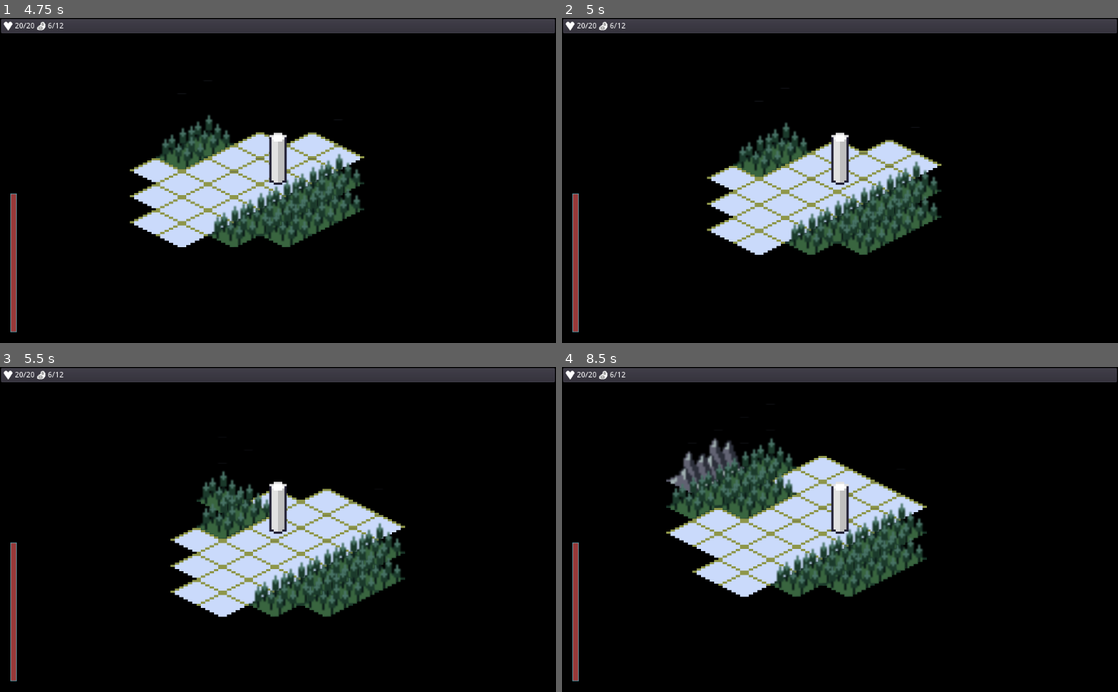
Above: before the commit, frames 1-4 (two rows, left to right).
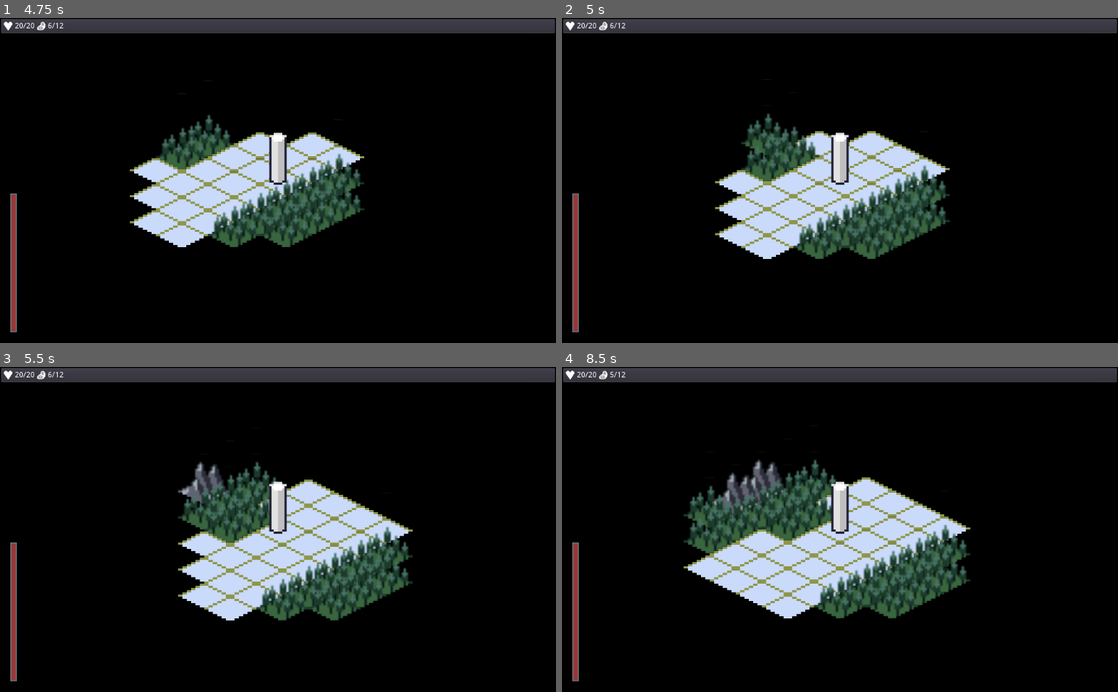
Above: after the commit, the same moments.

Repository: ZeeHatcher/project-forgotten
Game: Godot game, scene res://scenes/start_screen/start_screen.tscn
The game is run twice, just before and just after one commit, with the same random seed, the same clock (stepped at 60 frames per second) and the same inputs.
Inputs (mouse positions are in pixels of both pictures, inside the frame that each line leads up to):
- Up to frame 1 (4.75 s): tap Enter (ui_accept) at 0.5, 0.6, 0.77, 1.07, 2, 2.1, 2.27, 2.57, 2.85, 3.6, 3.77, 4.07, 4.35, 4.52 s; move the mouse to (400, 164) at 0.52 s; hold D (move_right) 0.53-1.25 s; click (400, 164) at 0.67 s; click "Start" at 1.25 s; move the mouse to (166, 196) at 2.02 s; hold S (move_down) 2.03-2.78 s; move the mouse to (333, 109) at 2.77 s; hold D (move_right) 2.78-3.53 s; move the mouse to (250, 245) at 3.52 s; hold W (move_up) 3.53-4.28 s; click (250, 245) at 3.67 s; move the mouse to (444, 229) at 4.27 s; hold A (move_left) from 4.28 s (still down)
- Up to frame 2 (5 s): keep holding A (move_left); tap Enter (ui_accept) at 4.82 s; tap Escape (ui_cancel) at 4.9 s
- Up to frame 3 (5.5 s): keep holding A (move_left); move the mouse to (111, 480) at 5.02 s; tap Enter (ui_accept) at 5.1, 5.27 s
- Up to frame 4 (8.5 s): tap Enter (ui_accept) at 5.57, 5.85, 6.6, 6.77, 7.07, 7.35, 7.52, 7.82, 8.1, 8.27 s; move the mouse to (867, 529) at 5.77 s; release A (move_left) at 5.78 s; hold S (move_down) 5.78-6.53 s; click (867, 529) at 5.92 s; move the mouse to (756, 448) at 6.52 s; hold D (move_right) 6.53-7.28 s; move the mouse to (962, 513) at 7.27 s; hold W (move_up) 7.28-8.03 s; move the mouse to (728, 545) at 8.02 s; hold D (move_right) from 8.03 s (still down); click (728, 545) at 8.17 s

Frame 1 is identical in both runs. In frame 2, 6.5% of the frame differs, in the area x 26-70%, y 29-75%; in frame 3, 7.9%; in frame 4, 16%, in the area x 8-74%, y 1-78%.
Error before the commit: Invalid set index '_items' (on base: 'Resource (inventory.gd)') with value of type 'Nil'. (res://test.gd:82)

Commit message:
improved the save system

Diff:
--- a/entities/player/player.gd
+++ b/entities/player/player.gd
@@ -28,10 +28,6 @@
 
 
 func _ready() -> void:
-	connect_resource_signals()
-
-
-func connect_resource_signals():
 	food.connect("depleted", self, "_on_food_depleted")
 	health.connect("depleted", self, "_on_health_depleted")
 	temperature.connect("take_cold_damage", self, "_on_temperature_take_cold_damage")
--- a/resources/save_game.gd
+++ b/resources/save_game.gd
@@ -1,40 +1,26 @@
-# Save and load the game using the text or binary resource format.
-#
-# /!\ This approach is unsafe if players download completed save games from the
-# web. Please read the README and watch the corresponding video about security
-# issues.
 class_name SaveGame
 extends Resource
 
-# You must use the user:// path prefix when saving the player's data.
-#
-# We removed the extension in this demo to show how to save as text during
-# development or in debug builds and binary in the released game.
-#
-# See the get_save_path() function below.
+
 const SAVE_GAME_BASE_PATH := "user://save"
 
-# Use this to detect old player saves and update their data.
 export var version := 1
 
-# We directly reference the characters stats and inventory in the save game resource.
-# When saving this resource, they'll get saved alongside it.
+
 export var player_position := Vector2.ZERO
-export(Resource) var health
-export(Resource) var food
-export(Resource) var inventory_items
-export(Resource) var temperature
+export(int) var player_health
+export(int) var player_food
+export(int) var player_temperature
+export(Dictionary) var inventory_items
 export(Dictionary) var terrain
 export(Dictionary) var event_tiles
 export(Dictionary) var event_flags
 export(Dictionary) var event_completed
 
-# The next three functions are just to keep the save API inside of the SaveGame resource.
-# Note that this has safety issues if players download savegame files from the
-# web. Please see the README and check out the deciated video.
+
 # For a safe alternative, see the function write/load_as_json() below.
 func write_savegame() -> void:
-	ResourceSaver.save(get_save_path(), self, ResourceSaver.FLAG_BUNDLE_RESOURCES)
+	ResourceSaver.save(get_save_path(), self)
 
 
 static func save_exists() -> bool:
@@ -42,31 +28,26 @@
 
 
 static func load_savegame() -> Resource:
+	print_debug("loading save")
 	var save_path := get_save_path()
 	if ResourceLoader.has_cached(save_path):
 		# Once the resource caching bug is fixed, you will only need this line of code to load the save game.
+		print_debug("loading from cache")
 		return ResourceLoader.load(save_path, "", true)
 
-	# /!\ Workaround for bug https://github.com/godotengine/godot/issues/59686
-	# Without that, sub-resources will not reload from the saved data.
-	# We copy the SaveGame resource's data to a temporary file, load that file
-	# as a resource, and make it take over the save game.
-
-	# We first load the save game resource's content as a byte array and store it.
 	var file := File.new()
 	if file.open(save_path, File.READ) != OK:
 		printerr("Couldn't read file " + save_path)
 		return null
 
+	print_debug("loading from file")
 	var data := file.get_buffer(file.get_len())
 	file.close()
 
-	# Then, we generate a random file path that's not in Godot's cache.
 	var tmp_file_path := make_random_path()
 	while ResourceLoader.has_cached(tmp_file_path):
 		tmp_file_path = make_random_path()
 
-	# We write a copy of the save game to that temporary file path.
 	if file.open(tmp_file_path, File.WRITE) != OK:
 		printerr("Couldn't write file " + tmp_file_path)
 		return null
@@ -74,13 +55,9 @@
 	file.store_buffer(data)
 	file.close()
 
-	# We load the temporary file as a resource.
 	var save = ResourceLoader.load(tmp_file_path, "", true)
-	# And make it take over the save path for the next time the player
-	# saves.
 	save.take_over_path(save_path)
 
-	# We delete the temporary file.
 	var directory := Directory.new()
 	directory.remove(tmp_file_path)
 	return save
@@ -90,8 +67,6 @@
 	return "user://temp_file_" + str(randi()) + ".tres"
 
 
-# This function allows us to save and load a text resource in debug builds and a
-# binary resource in the released product.
 static func get_save_path() -> String:
 	var extension := ".tres" if OS.is_debug_build() else ".res"
 	return SAVE_GAME_BASE_PATH + extension
--- a/test.gd
+++ b/test.gd
@@ -59,10 +59,11 @@
 func save_game():
 	_save = SaveGame.new()
 	_save.player_position = _player.target_position
-	_save.health = _player.health
-	_save.food = _player.food
+	print(_player.health.value)
+	_save.player_health = _player.health.value
+	_save.player_food = _player.food.value
+	_save.player_temperature = _player.temperature.value
 	_save.inventory_items = _player.inventory.get_all()
-	_save.temperature = _player.temperature
 
 	_save.terrain = get_tilemap_data(_terrain)
 	_save.event_tiles = get_tilemap_data(_event_tiles)
@@ -75,18 +76,19 @@
 
 func load_game():
 	_save = SaveGame.load_savegame()
+	if not _save:
+		return
+
 	_player.global_position = _save.player_position
 	_player.target_position = _save.player_position
-	_player.health = _save.health
-	_player.food = _save.food
+	_player.health.value = _save.player_health
+	_player.food.value = _save.player_food
+	_player.temperature.value = _save.player_temperature
 	_player.inventory._items = _save.inventory_items
-	_player.temperature = _save.temperature
-	_player.connect_resource_signals()
 	_player.cancel_movement()
 
-	_top_bar.player_health  = _save.health
-	_top_bar.player_food = _save.food
-	_top_bar.connect_resource_signals()
+	_top_bar.player_health.value  = _save.player_health
+	_top_bar.player_food.value = _save.player_food
 
 	for tile in _save.terrain:
 		_terrain.set_cellv(tile, _save.terrain[tile])
@@ -95,4 +97,3 @@
 
 	_event_service._flags = _save.event_flags
 	_event_service._completed = _save.event_completed
-	print(_save.inventory_items)
